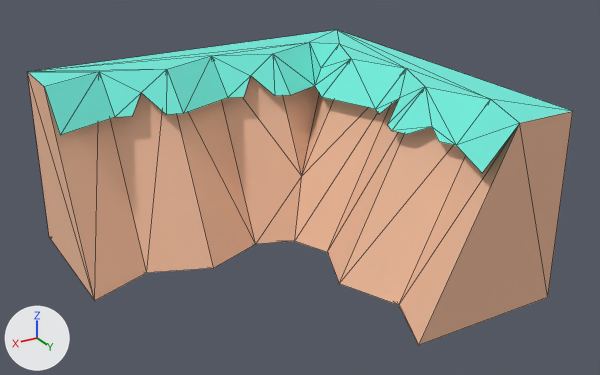
What one commit did to the glTF model assets/nature_kit/cliff_halfCornerInner_rock.glb.
Rendered twice from a 50 mm lens placed at (0.997, 1.761, 1.05), pointed at (-0.041, 0.032, 0.186). Arrows for +X, +Y and +Z are at lower left; the lights stay in place. The first picture is the older version. Mesh edges are drawn as thin lines. Where no turn or scale is listed for an object, it has been applied to the vertices.

Names of what the first picture shows: 'cliff_halfCornerInner_rock'.
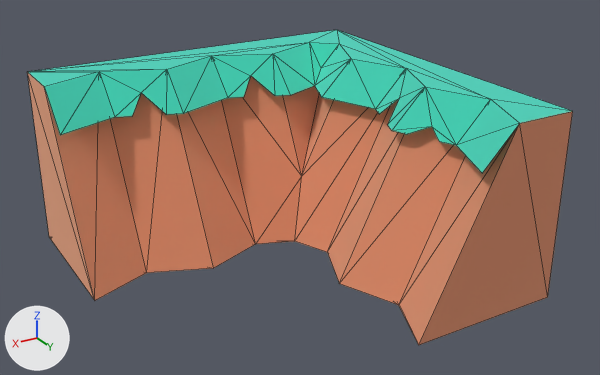
The change, as JSON lines over the scene's bpy script:
```json
{"op": "set", "path": "mat_dirt.metallic", "old": "0.05", "new": "1.0"}
{"op": "set", "path": "mat_dirt.roughness", "old": "0.85", "new": "1.0"}
{"op": "set", "path": "mat_grass.metallic", "old": "0.05", "new": "1.0"}
{"op": "remove", "block": "ob_tmpparent", "code": ["ob_tmpparent = bpy.data.objects.new('tmpParent', None)", "ob_tmpparent.location = (0.0, 0.0, 0.0)"]}
```

Pixel boxes (x1, y1, x2, y2) of what changed, in the pictures (600 x 375 px):
```json
{"object": "cliff_halfCornerInner_rock", "change": "surface changed", "before": [27, 30, 573, 345], "after": [27, 30, 573, 345]}
```
